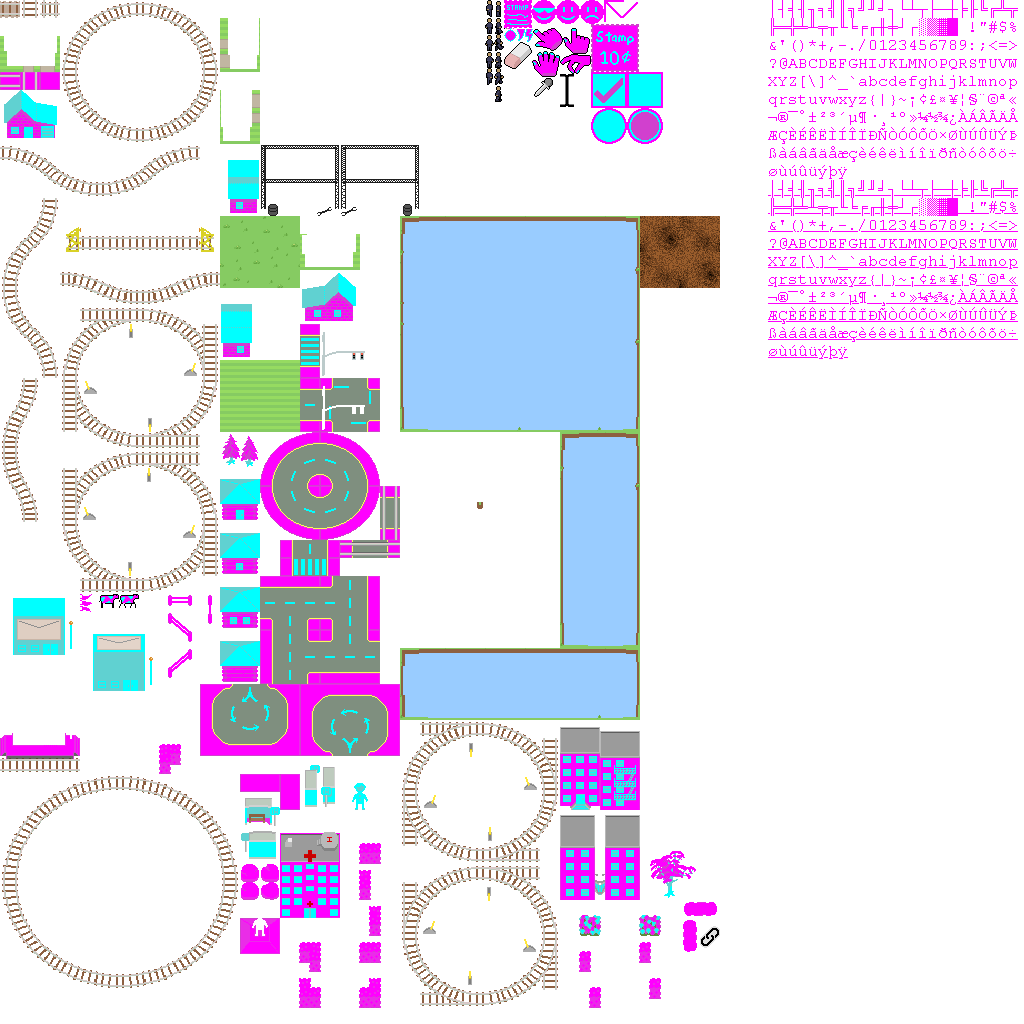
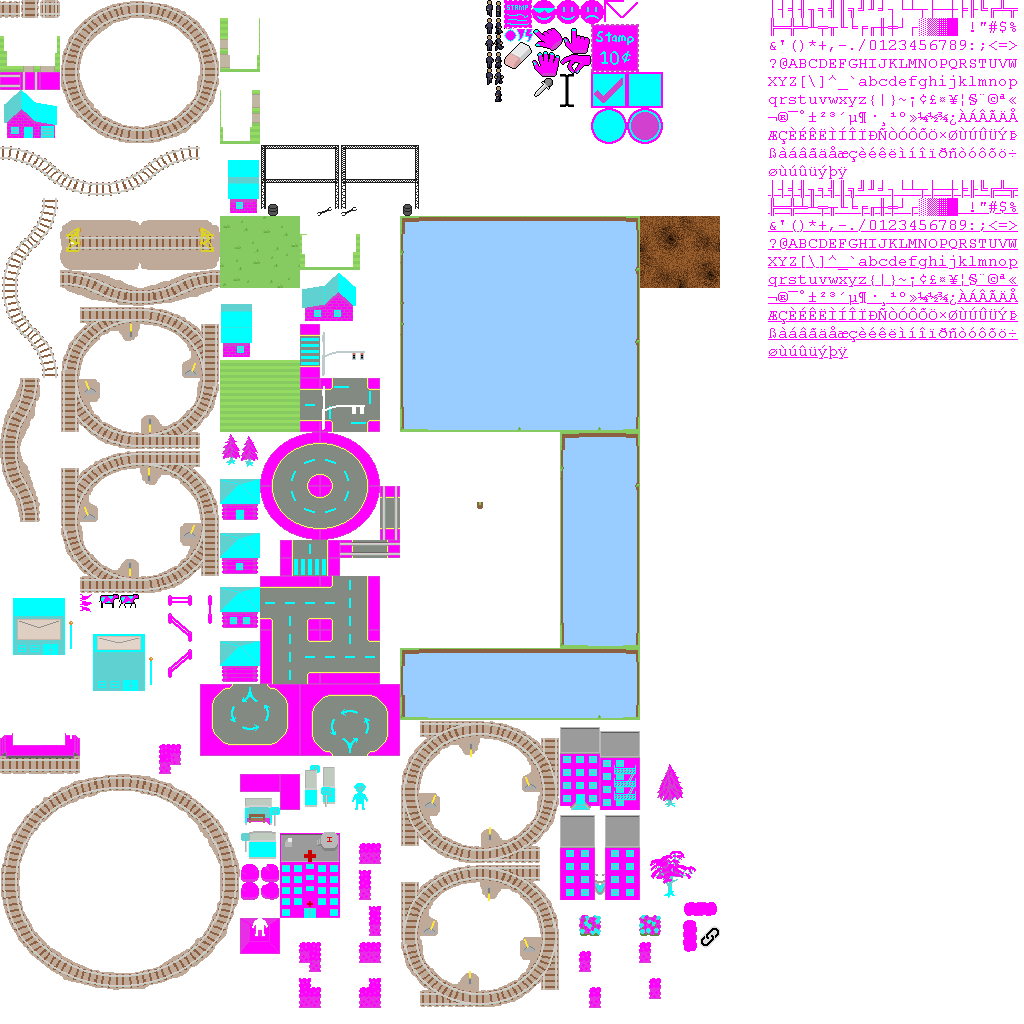
Layered file, before and after one edit (w=1024, h=1024). Changes by layer:
painted on "base.png copy" over [7, 0, 683, 807]
added layer "Pasted Layer" over [0, 1, 559, 1007]
